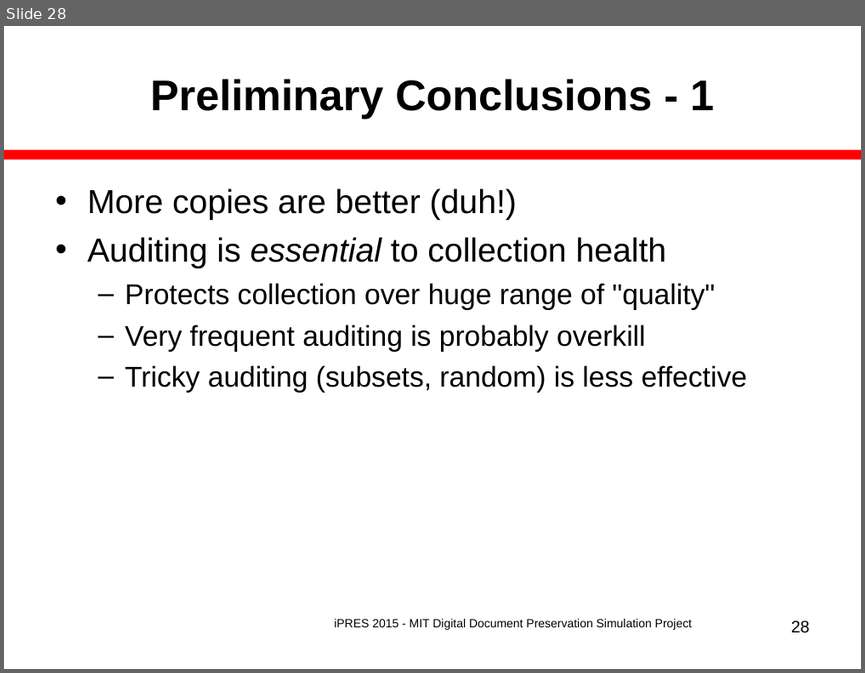
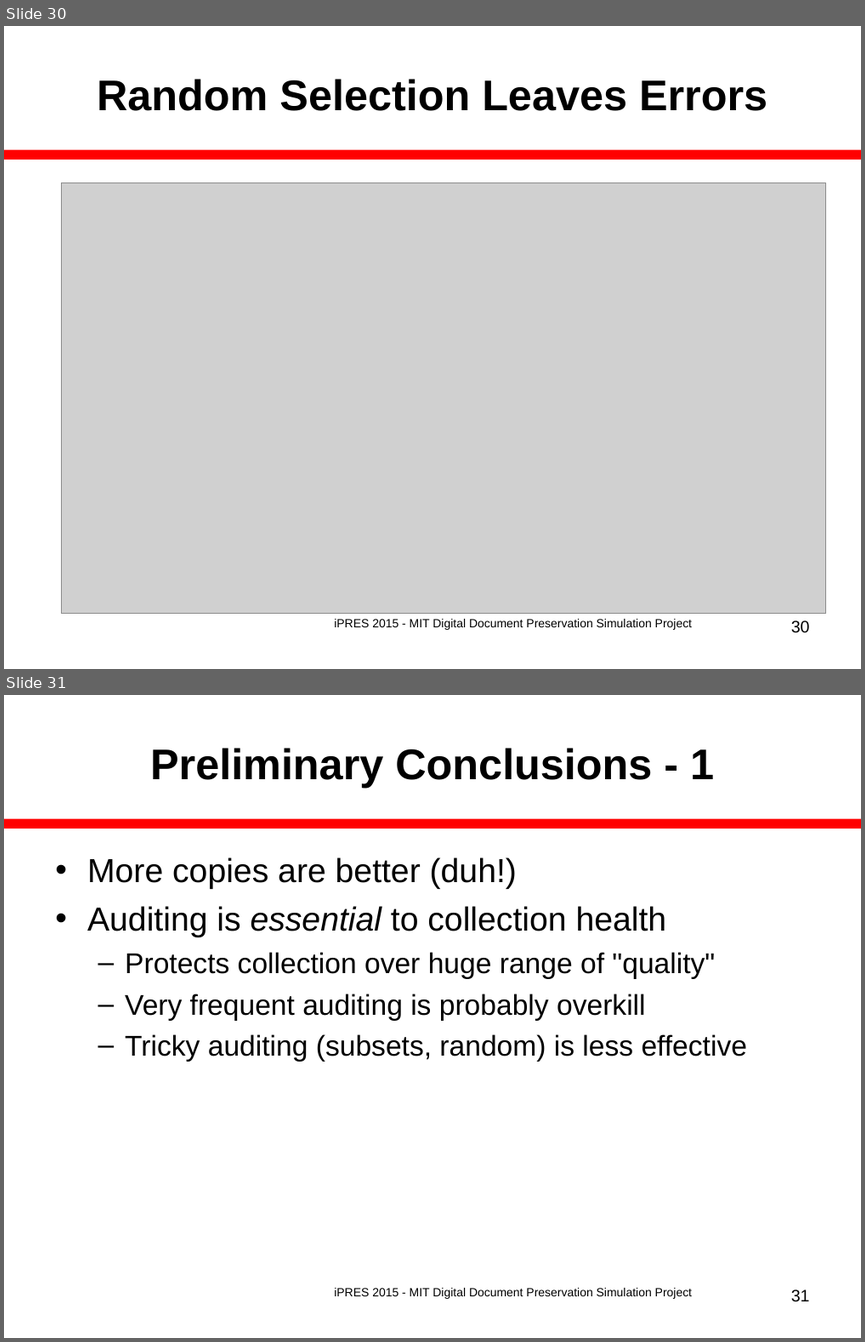
Before and after one commit to MIT-Informatics/PreservationSimulation, a slide deck: shelf/docs/Slides_iPres2015Nov.ppt. Shown one above the other, each under a label of ours: slide 28 before the commit, slides 30 and 31 after it. The pictures are 865x673 and 865x1342 pixels, drawn with LibreOffice and Linux fonts; fonts in the diff are those of the drawing; grey boxes stand for pictures. Boxes give left, top, right and bottom in pixels: in the first picture for what was removed or moved away, otherwise in the second. Text is boxed around its words. In the diff, an @@ line names an element or a change of style, - is before the commit and + after.

Commit message:
Add institutional failure and tricky audit graphs to slides for iPRES.

```diff
--- a/shelf/docs/Slides_iPres2015Nov.ppt
+++ b/shelf/docs/Slides_iPres2015Nov.ppt
@@ slide 30 added at [4, 26, 861, 669], background #FFFFFF; not listed: 1 template element that a slide beside it also shows @@
@@ title added at [97, 79, 767, 111], 36 pt, text #000000, bold @@
+Random Selection Leaves Errors
@@ picture added at [62, 182, 827, 612] @@
@@ text added at [334, 618, 692, 630], 10 pt, text #000000 @@
+iPRES 2015 - MIT Digital Document Preservation Simulation Project
@@ page number added at [791, 620, 810, 633], 14 pt, text #000000 @@
+30
@@ what was slide 28 is now slide 31 @@
@@ page number at [791, 1289, 810, 1302]: text changed @@
-28
+31
```
Also in this commit, not shown: 3 slides changed, 3 other slides added, 6 other files.
